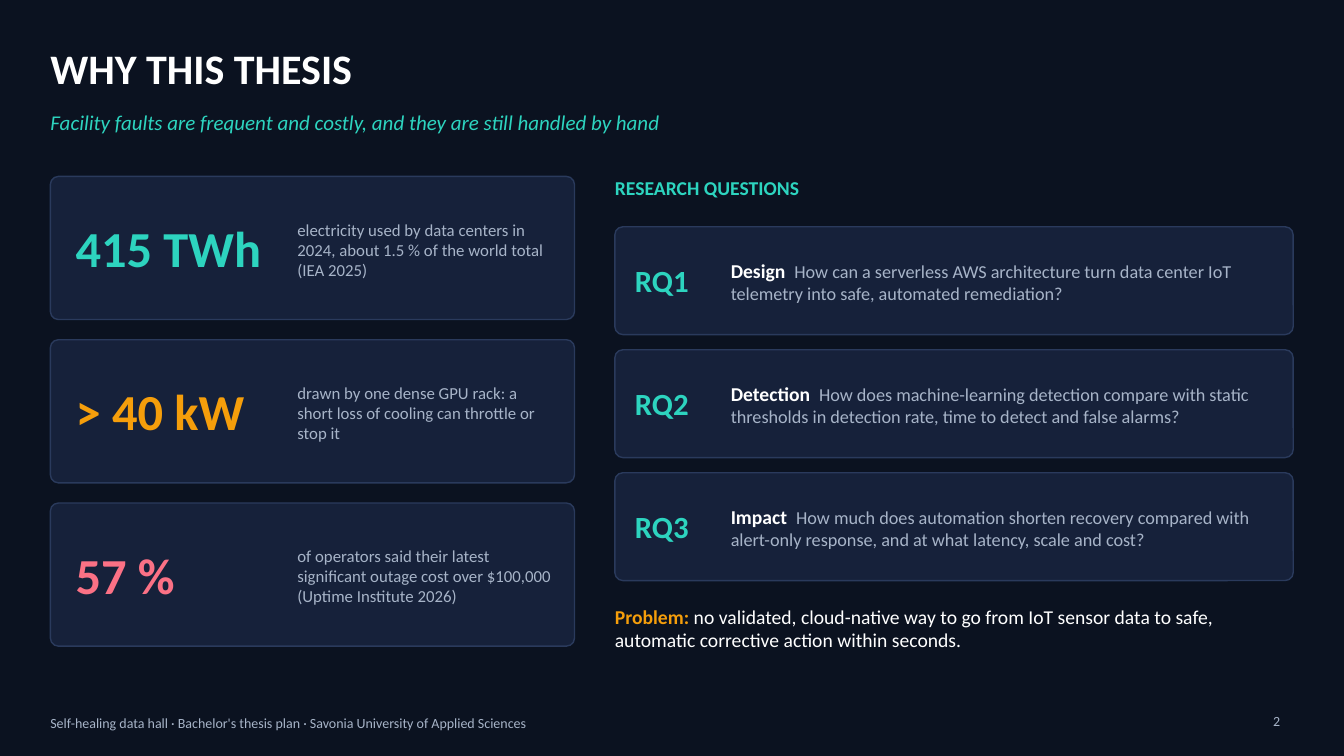
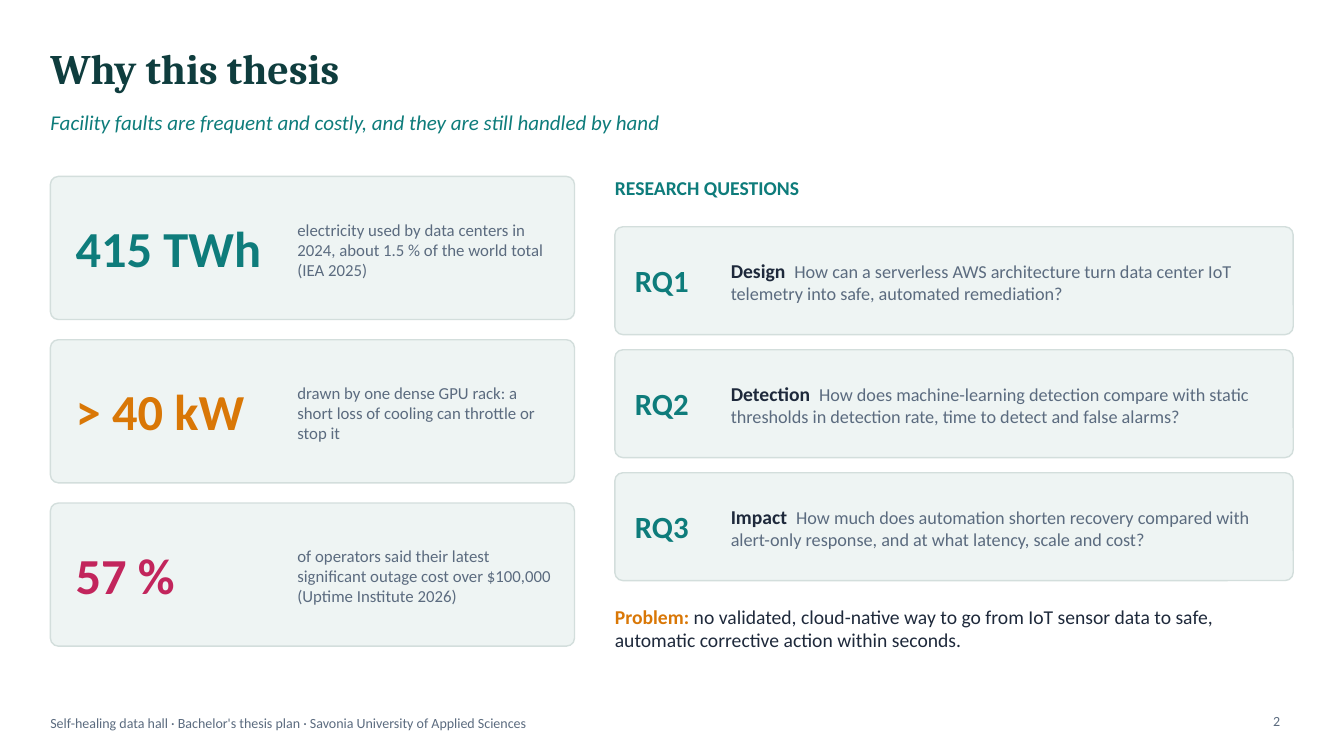
Before and after one commit to mazharulmd/iot-thesis, a slide deck: slide 2 of thesis/plan/project-plan.pptx. Drawn at 1344x756 pixels with LibreOffice and Linux fonts; fonts in the diff are those of the drawing. Boxes give left, top, right and bottom in pixels: in the first picture for what was removed or moved away, otherwise in the second. Text is boxed around its words. In the diff, an @@ line names an element or a change of style, - is before the commit and + after.

```diff
--- a/thesis/plan/project-plan.pptx
+++ b/thesis/plan/project-plan.pptx
@@ background #0B1220 to #FFFFFF @@
@@ title at bbox=[50, 54, 339, 94]: text changed; font Calibri to Cambria; text colour #FFFFFF to #0F3D3E @@
-WHY THIS THESIS
+Why this thesis
@@ text "Design How can a serverless ..." at bbox=[731, 264, 1231, 303]: text colour #FFFFFF to #1E293B in "Design"; text colour #A7B4C8 to #5B6B7F @@
@@ text "> 40 kW" at bbox=[112, 394, 244, 431]: text colour #F59E0B to #D97706 @@
@@ text "Detection How does machine-learning detection ..." at bbox=[731, 387, 1248, 425]: text colour #FFFFFF to #1E293B in "Detection"; text colour #A7B4C8 to #5B6B7F @@
@@ fill #16213A to #EEF4F3; outline #2A3A5C 1 pt to #D3DEDC 1 pt in 6 elements at bbox=[50, 176, 575, 320], bbox=[50, 340, 575, 483], bbox=[50, 503, 575, 646], bbox=[615, 227, 1294, 335], bbox=[615, 350, 1294, 458], bbox=[615, 473, 1294, 581] @@
@@ text colour #2DD4BF to #0E7C7B in 6 elements at bbox=[50, 115, 659, 134], bbox=[76, 231, 261, 268], bbox=[615, 182, 799, 198], bbox=[635, 272, 689, 296], bbox=[635, 395, 689, 419], bbox=[635, 518, 689, 542] @@
@@ text "Impact How much does automation ..." at bbox=[731, 511, 1249, 549]: text colour #FFFFFF to #1E293B in "Impact"; text colour #A7B4C8 to #5B6B7F @@
@@ text "57 %" at bbox=[76, 561, 127, 595]: text colour #FB7185 to #C2255C @@
@@ text "Problem: no validated, cloud-native way ..." at bbox=[615, 610, 1213, 647]: text colour #F59E0B to #D97706 in "Problem:"; text colour #FFFFFF to #1E293B @@
@@ text colour #A7B4C8 to #5B6B7F in 5 elements at bbox=[297, 224, 543, 278], bbox=[297, 387, 535, 442], bbox=[297, 550, 551, 605], bbox=[1273, 717, 1280, 726], bbox=[50, 718, 526, 731] @@
```
Also in this commit, not shown: 6 other slides changed, 1 other file.
